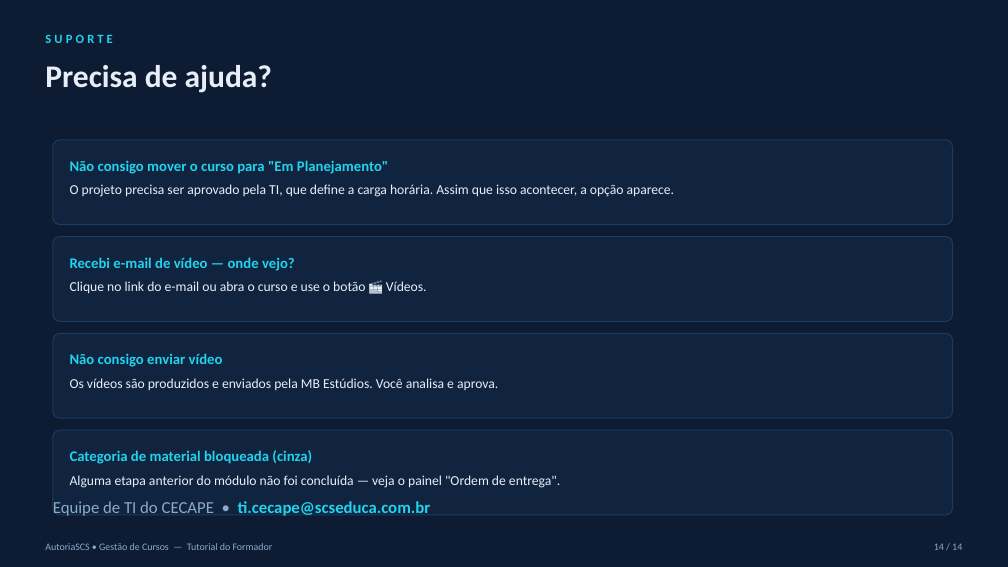
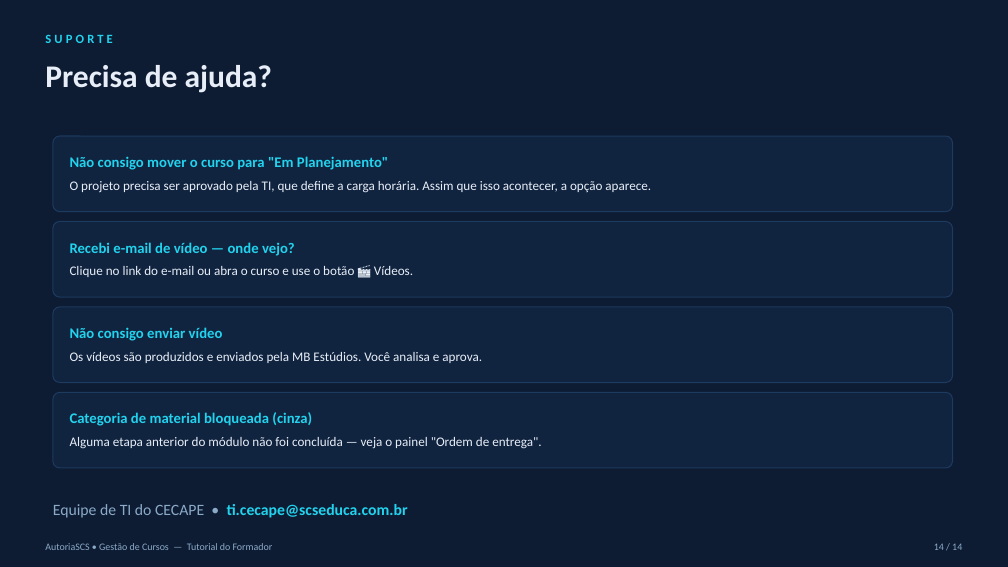
Before and after one commit to flaviospina/AutoriaSCS-Scrum-cursos, a slide deck: slide 14 of docs/tutoriais/Tutorial-Formador.pptx. Drawn at 1008x567 pixels with LibreOffice and Linux fonts; fonts in the diff are those of the drawing. Boxes give left, top, right and bottom in pixels: in the first picture for what was removed or moved away, otherwise in the second. Text is boxed around its words. In the diff, an @@ line names an element or a change of style, - is before the commit and + after.

```diff
--- a/docs/tutoriais/Tutorial-Formador.pptx
+++ b/docs/tutoriais/Tutorial-Formador.pptx
@@ rounded rectangle: place and size @@
-rounded rectangle at <box>53,140,953,225</box>
+rounded rectangle at <box>53,136,953,212</box>
@@ text "Não consigo mover o curso ...": place and size @@
-text "Não consigo mover o curso ..." at <box>70,160,388,174</box>
+text "Não consigo mover o curso ..." at <box>70,156,388,170</box>
@@ rounded rectangle: place and size @@
-rounded rectangle at <box>53,237,953,321</box>
+rounded rectangle at <box>53,222,953,297</box>
@@ text "Recebi e-mail de vídeo — ...": place and size @@
-text "Recebi e-mail de vídeo — ..." at <box>70,257,295,271</box>
+text "Recebi e-mail de vídeo — ..." at <box>70,242,295,256</box>
@@ text "Clique no link do e-mail ...": place and size @@
-text "Clique no link do e-mail ..." at <box>70,281,427,293</box>
+text "Clique no link do e-mail ..." at <box>70,266,413,277</box>
@@ rounded rectangle: place and size @@
-rounded rectangle at <box>53,333,953,418</box>
+rounded rectangle at <box>53,307,953,383</box>
@@ text "Não consigo enviar vídeo": place and size @@
-text "Não consigo enviar vídeo" at <box>70,353,223,367</box>
+text "Não consigo enviar vídeo" at <box>70,327,223,341</box>
@@ text "Os vídeos são produzidos e ...": place and size @@
-text "Os vídeos são produzidos e ..." at <box>70,378,498,390</box>
+text "Os vídeos são produzidos e ..." at <box>70,352,482,363</box>
@@ proportions changed in 4 elements at <box>53,136,953,212</box>, <box>53,222,953,297</box>, <box>53,307,953,383</box>, <box>53,392,953,468</box> @@
@@ rounded rectangle: place and size @@
-rounded rectangle at <box>53,430,953,515</box>
+rounded rectangle at <box>53,392,953,468</box>
@@ text "Categoria de material bloqueada (cinza)": place and size @@
-text "Categoria de material bloqueada (cinza)" at <box>70,450,312,464</box>
+text "Categoria de material bloqueada (cinza)" at <box>70,412,312,426</box>
@@ size 13 to 12.5 pt in 4 elements at <box>70,181,651,193</box>, <box>70,266,413,277</box>, <box>70,352,482,363</box>, <box>70,437,541,449</box> @@
@@ text "Alguma etapa anterior do módulo ...": place and size @@
-text "Alguma etapa anterior do módulo ..." at <box>70,475,560,488</box>
+text "Alguma etapa anterior do módulo ..." at <box>70,437,541,449</box>
@@ text "Equipe de TI do CECAPE ..." at <box>53,504,408,518</box>: size 16 to 15 pt @@
```
Also in this commit, not shown: 1 other slide changed, 9 other files.
